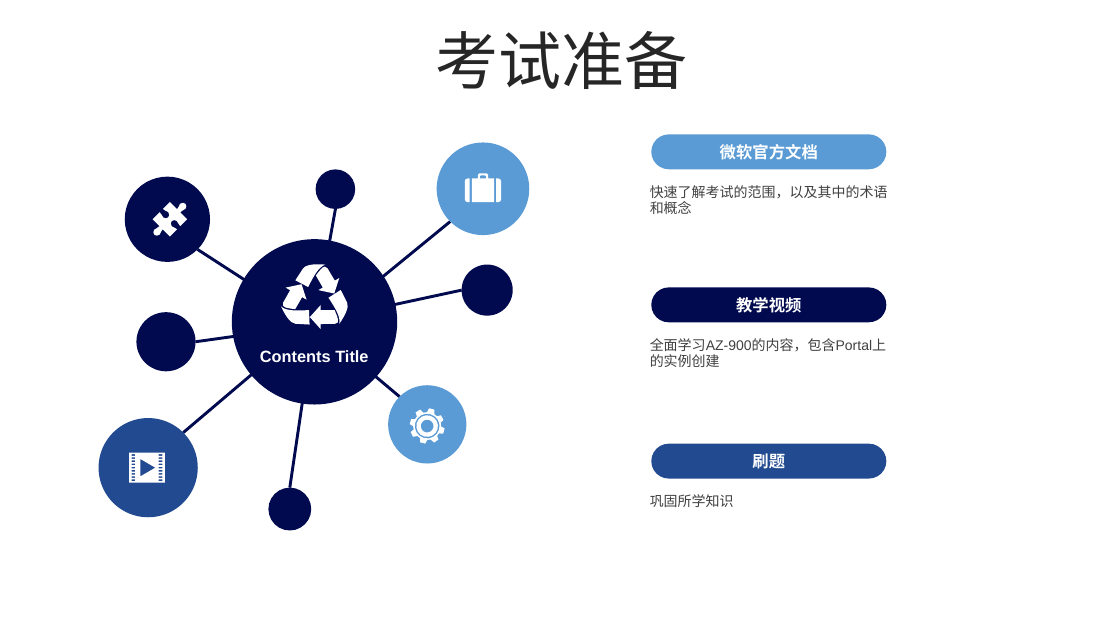
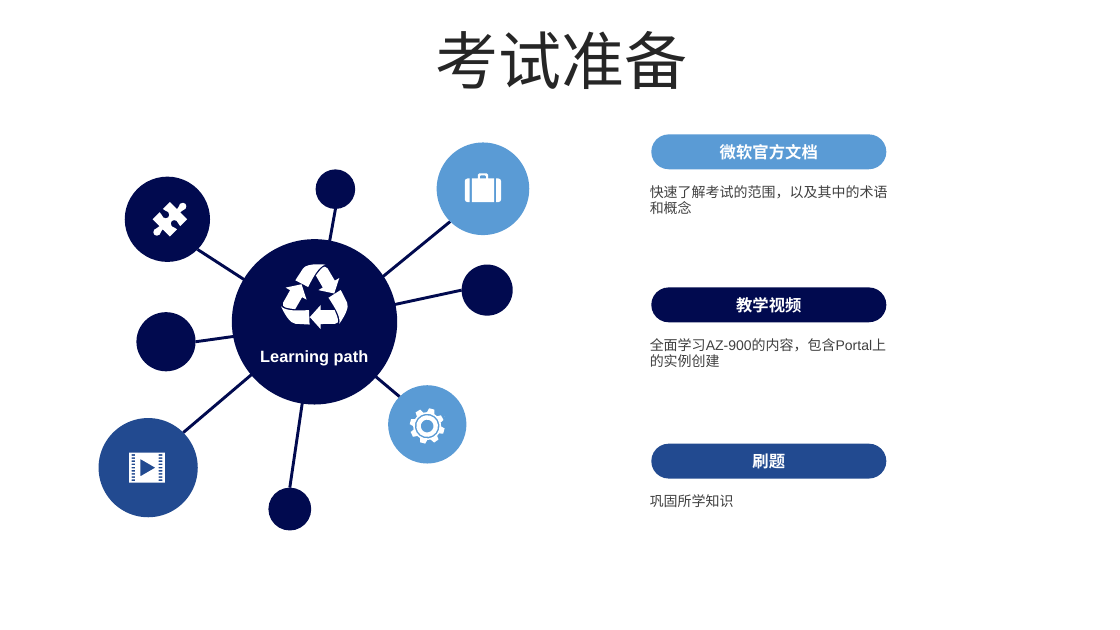
Before and after one commit to dvbb/ProjectAndTestModule, a slide deck: slide 5 of docs/AZ-900.pptx. Drawn at 1120x630 pixels with LibreOffice and Linux fonts; fonts in the diff are those of the drawing. Boxes give left, top, right and bottom in pixels: in the first picture for what was removed or moved away, otherwise in the second. Text is boxed around its words. In the diff, an @@ line names an element or a change of style, - is before the commit and + after.

```diff
--- a/docs/AZ-900.pptx
+++ b/docs/AZ-900.pptx
@@ text at [260, 350, 368, 365]: text changed @@
-Contents Title
+Learning path
```
Also in this commit, not shown: 2 other slides changed.
